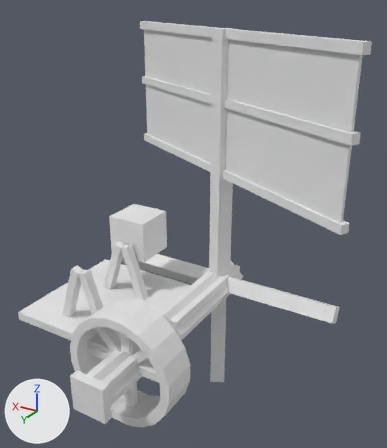
The OBJ model aw2_generators/src/main/resources/assets/projectsteam_aw2_generators/objmodels/windmill_generator.obj as it was, and as the next commit left it.
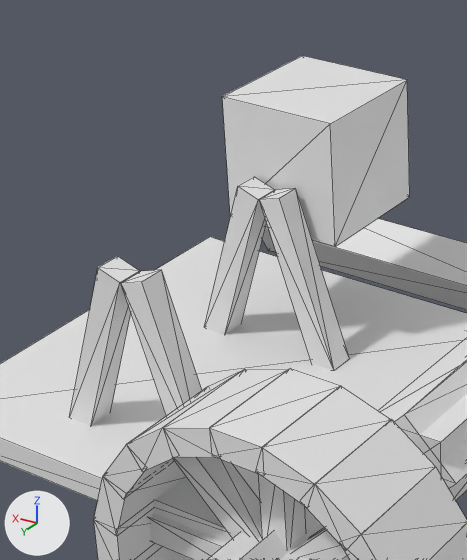
Old and new are each drawn whole from a 50 mm lens placed at (-1.845, 2.233, 2.218), pointed at (-0.001, -0.841, 0.681) and again close up on the part from 11% to 48% of the width and 42% to 80% of the height. Lighting does not change. The marker at lower left points along +X, +Y and +Z. The close-ups show mesh edges as thin lines. Materials are left out; every surface is plain grey. Where no turn or scale is listed for an object, it has been applied to the vertices. Vertices at the same position are counted once.

In view in the first close-up: 'axle', 'wheel', 'windmill_generator'.
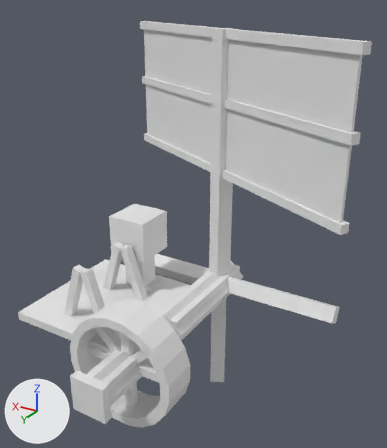
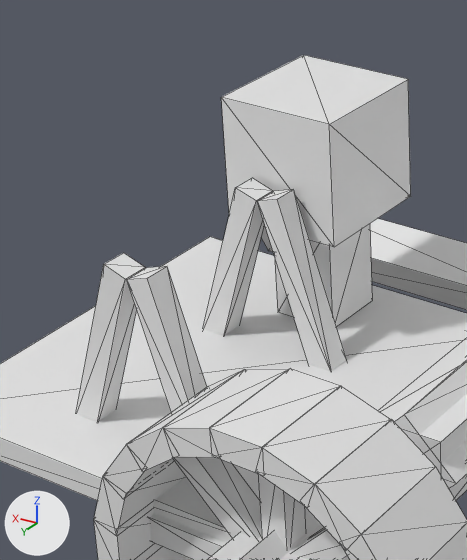
Boxes (x1, y1, x2, y2) around the edits, measured in the close-ups (467 x 560 px; the box of a moved part takes in the faces that stretch with it):
'windmill_generator', reshaped
    before: (0, 56, 467, 543)
    after: (0, 55, 467, 543)
part 1 of me_windmill_generator, moved or reshaped
    before: (69, 256, 140, 426)
    after: (76, 253, 145, 422)
part 2 of me_windmill_generator, moved or reshaped
    before: (121, 270, 202, 416)
    after: (127, 266, 207, 412)
part 3 of me_windmill_generator, moved or reshaped
    before: (204, 177, 275, 334)
    after: (203, 178, 273, 336)
part 4 of me_windmill_generator, moved or reshaped
    before: (260, 188, 349, 370)
    after: (257, 189, 347, 372)
part 5 of me_windmill_generator, rebuilt (42% taller)
    before: (222, 56, 410, 247)
    after: (221, 55, 411, 327)

The change in detail:
me_windmill_generator is used by ob_windmill_generator; location (0.0, 0.0, 0.0).
me_windmill_generator had 48 vertices, 72 faces and spanned x 0.0..1.0, y -1.0..0.0, z 0.0..0.656.
me_windmill_generator now has 56 vertices, 86 faces and spans x 0.0..1.0, y -1.005..0.0, z 0.0..0.656.
me_windmill_generator part 1: the loose piece of 8 vertices spanning x 0.502..0.696, y -0.203..-0.141, z 0.043..0.478 is scaled about its middle by (1, 1, 1.02), then moved by (0.0, -0.018, -0.004).
me_windmill_generator part 2: the loose piece of 8 vertices spanning x 0.304..0.498, y -0.203..-0.141, z 0.043..0.478 is scaled about its middle by (1, 1, 1.02), then moved by (0.0, -0.018, -0.004).
me_windmill_generator part 3: the loose piece of 8 vertices spanning x 0.502..0.696, y -0.672..-0.609, z 0.043..0.478 is scaled about its middle by (1, 1, 1.02), then moved by (0.0, 0.008, -0.004).
me_windmill_generator part 4: the loose piece of 8 vertices spanning x 0.304..0.498, y -0.672..-0.609, z 0.043..0.478 is scaled about its middle by (1, 1, 1.02), then moved by (0.0, 0.008, -0.004).
me_windmill_generator part 5: the loose piece of 8 vertices spanning x 0.344..0.656, y -1.0..-0.687, z 0.344..0.656 is rebuilt with 16 vertices and now spans x 0.344..0.656, y -1.005..-0.684, z 0.065..0.656.
